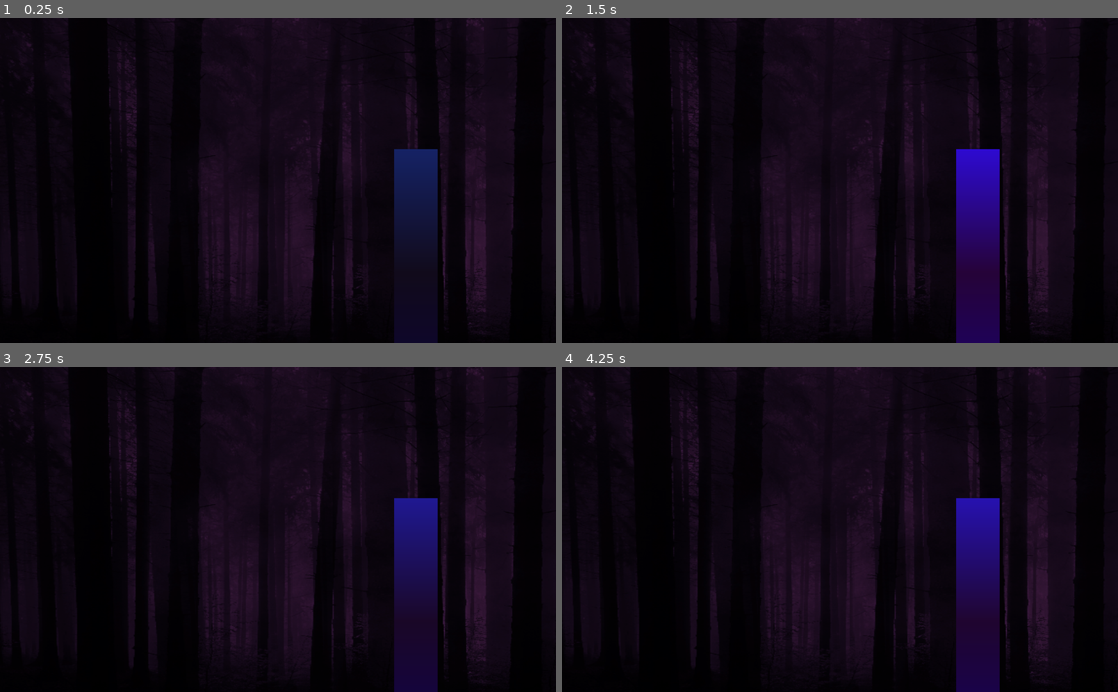
Above: before the commit, frames 1-4 (two rows, left to right).
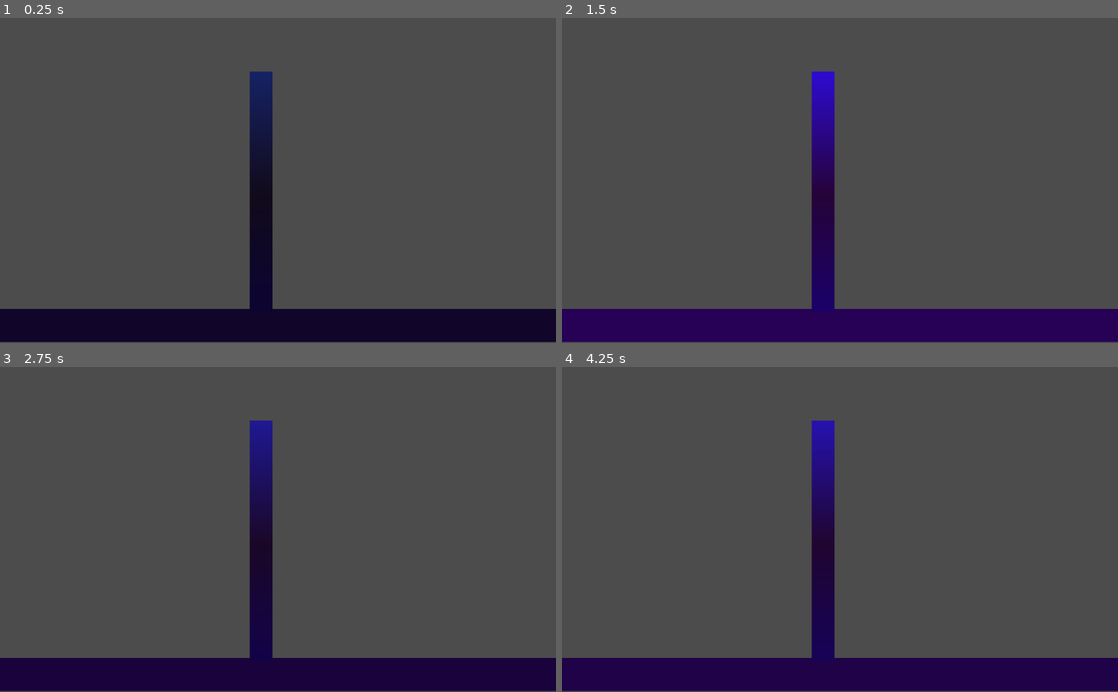
Above: after the commit, the same moments.

Repository: Maloherve/Out-of-the-Box
Game: Godot game, scene res://Arena.tscn
Same seed, same stepped clock (60 frames per second), same inputs: the game is played once before the commit and once after it. This scene is started directly instead of the project's main scene.
Inputs:
- Up to frame 1 (0.25 s): no input
- Up to frame 2 (1.5 s): tap Enter at 1.25 s
- Up to frame 3 (2.75 s): tap Space at 2 s
- Up to frame 4 (4.25 s): tap Enter at 3.5 s

The runs differ from the first frame. In frame 1, 97% of the frame differs, in the area x 0-100%, y 0-100%; in frame 2, 99%; in frame 3, 99%; in frame 4, 99%.

Commit message:
Tested energy conservation

Diff:
--- a/quantumgdn/quantum_al/Arena.tscn
+++ b/quantumgdn/quantum_al/Arena.tscn
@@ -1,29 +1,26 @@
-[gd_scene load_steps=4 format=2]
+[gd_scene load_steps=3 format=2]
 
-[ext_resource path="res://Background.tscn" type="PackedScene" id=1]
 [ext_resource path="res://barrier.tres" type="Texture" id=2]
 [ext_resource path="res://blink.gd" type="Script" id=3]
 
-[node name="Arena" type="Node2D"]
-
-[node name="Background" parent="." instance=ExtResource( 1 )]
-position = Vector2( 4.20474, 8.40945 )
+[node name="CanvasLayer" type="CanvasLayer"]
 
 [node name="CanvasModulate" type="CanvasModulate" parent="."]
+position = Vector2( -6.50711, -3.25354 )
 script = ExtResource( 3 )
 
 [node name="Parquet" type="ColorRect" parent="CanvasModulate"]
-margin_left = -19.0
-margin_top = 653.0
-margin_right = 1412.0
-margin_bottom = 704.0
+margin_left = -2.27441
+margin_top = 540.0
+margin_right = 1030.73
+margin_bottom = 601.0
 color = Color( 0.152941, 0.12549, 0.392157, 1 )
 __meta__ = {
 "_edit_use_anchors_": false
 }
 
 [node name="Sprite" type="Sprite" parent="CanvasModulate"]
-position = Vector2( 766.3, 464.387 )
+position = Vector2( 487.18, 323.971 )
 rotation = -1.5708
-scale = Vector2( 0.216723, 80 )
+scale = Vector2( 0.216723, 42.3272 )
 texture = ExtResource( 2 )
--- a/quantumgdn/quantum_al/Background.gd
+++ /dev/null
@@ -1,19 +0,0 @@
-extends ColorRect
-
-
-# Declare member variables here. Examples:
-# var a = 2
-# var b = "text"
-
-
-# Called when the node enters the scene tree for the first time.
-func _ready():
-	set_process(true)
-	 # Replace with function body.
-
-func _process(delta):
-
-
-# Called every frame. 'delta' is the elapsed time since the previous frame.
-#func _process(delta):
-#	pass
--- a/quantumgdn/quantum_al/Background.tscn
+++ b/quantumgdn/quantum_al/Background.tscn
@@ -4,17 +4,16 @@
 
 [sub_resource type="CanvasItemMaterial" id=1]
 
-[node name="Background" type="Node2D"]
+[node name="ParallaxBackground" type="ParallaxBackground"]
 
-[node name="ParallaxBackground" type="ParallaxBackground" parent="."]
+[node name="ParallaxLayer" type="ParallaxLayer" parent="."]
 
-[node name="ParallaxLayer" type="ParallaxLayer" parent="ParallaxBackground"]
-
-[node name="CanvasModulate" type="CanvasModulate" parent="ParallaxBackground/ParallaxLayer"]
+[node name="CanvasModulate" type="CanvasModulate" parent="ParallaxLayer"]
 material = SubResource( 1 )
+position = Vector2( 138.756, 218.646 )
 color = Color( 0.862745, 0.282353, 0.623529, 1 )
 
-[node name="Sprite" type="Sprite" parent="ParallaxBackground/ParallaxLayer/CanvasModulate"]
-position = Vector2( 693.546, 348.895 )
-scale = Vector2( 1.79672, 1.16231 )
+[node name="Sprite" type="Sprite" parent="ParallaxLayer/CanvasModulate"]
+position = Vector2( 378.191, 73.4846 )
+scale = Vector2( 1.28164, 0.987113 )
 texture = ExtResource( 1 )
--- a/quantumgdn/quantum_al/Simulator.gd
+++ b/quantumgdn/quantum_al/Simulator.gd
@@ -6,14 +6,19 @@
 var qsystem = null
 var potential = null
 
+enum bound_mode {
+	free = 0,
+	fixed = 1
+}
+
 # Called when the node enters the scene tree for the first time.
 func _ready():
-
-	set_process(false)
 
 	# resolve node dependencies
 	qsystem = get_node("qsystem")
 	potential = get_node("potential")
+
+	qsystem.set_physics_process(is_processing())
 
 	qsystem.V = potential
 
@@ -28,11 +33,20 @@
 
 	# initialize the wave with this packet
 	qsystem.psi.set_packet(packet)
+
+	qsystem.lower_bound = load("res://bin/qbounds1D.gdns").new()
+	qsystem.upper_bound = load("res://bin/qbounds1D.gdns").new()
+	qsystem.lower_bound.location = -50
+	qsystem.upper_bound.location = 50
+	qsystem.upper_bound.mode = bound_mode.fixed
 	pass
 
 var t = 0
+var tlim = 30
 
 # Called every frame. 'delta' is the elapsed time since the previous frame.
 func _process(delta):
 	t += delta
 	print("System energy at ", t, ": ", qsystem.energy())
+	if (t > tlim):
+		set_process(false)
--- a/quantumgdn/quantum_al/main.tscn
+++ b/quantumgdn/quantum_al/main.tscn
@@ -1,14 +1,24 @@
-[gd_scene load_steps=4 format=2]
+[gd_scene load_steps=5 format=2]
 
 [ext_resource path="res://simulation.tscn" type="PackedScene" id=1]
 [ext_resource path="res://wave_visual.tscn" type="PackedScene" id=2]
+[ext_resource path="res://Background.tscn" type="PackedScene" id=3]
 [ext_resource path="res://Arena.tscn" type="PackedScene" id=4]
 
 [node name="Node2D" type="Node2D"]
 
 [node name="simulator" parent="." instance=ExtResource( 1 )]
 
-[node name="Particles2D" parent="." instance=ExtResource( 2 )]
+[node name="wave_visual" parent="." instance=ExtResource( 2 )]
+position = Vector2( 920.887, 502.069 )
+scale = Vector2( 1.5, 2 )
 
 [node name="Arena" parent="." instance=ExtResource( 4 )]
-position = Vector2( -0.262878, -7.23163 )
+offset = Vector2( 0, 100 )
+scale = Vector2( 1.4, 1 )
+transform = Transform2D( 1.4, 0, 0, 1, 0, 100 )
+
+[node name="Background" parent="." instance=ExtResource( 3 )]
+offset = Vector2( -10, 0 )
+scale = Vector2( 1.4, 1.2 )
+transform = Transform2D( 1.4, 0, 0, 1.2, -10, 0 )
--- a/quantumgdn/quantum_al/simulation.tscn
+++ b/quantumgdn/quantum_al/simulation.tscn
@@ -5,7 +5,7 @@
 [ext_resource path="res://bin/qgridsystem1D.gdns" type="Script" id=3]
 
 [node name="simulator" type="Node"]
-pause_mode = 1
+pause_mode = 2
 script = ExtResource( 1 )
 
 [node name="potential" type="Node" parent="."]
@@ -13,5 +13,3 @@
 
 [node name="qsystem" type="Node" parent="."]
 script = ExtResource( 3 )
-upper_bound = 50.0
-lower_bound = -50.0
--- a/quantumgdn/quantum_al/wave_visual.gd
+++ b/quantumgdn/quantum_al/wave_visual.gd
@@ -5,7 +5,7 @@
 # var a = 2
 # var b = "text"
 
-var img = preload("res://star.png")
+#var img = preload("res://star.png")
 
 func _init():
 	#self.Image = img
--- a/quantumgdn/quantum_al/wave_visual.tscn
+++ b/quantumgdn/quantum_al/wave_visual.tscn
@@ -1,14 +1,34 @@
-[gd_scene load_steps=3 format=2]
+[gd_scene load_steps=6 format=2]
 
 [ext_resource path="res://wave_visual.gd" type="Script" id=1]
+[ext_resource path="res://star.png" type="Texture" id=2]
+
+[sub_resource type="Curve" id=3]
+_data = [ Vector2( 0, 1 ), 0.0, 0.0, 0, 0, Vector2( 1, 0 ), 0.0, 0.0, 0, 0 ]
+
+[sub_resource type="CurveTexture" id=4]
+curve = SubResource( 3 )
 
 [sub_resource type="ParticlesMaterial" id=1]
 flag_disable_z = true
-gravity = Vector3( 0, 98, 0 )
+direction = Vector3( 0, 0, 0 )
+gravity = Vector3( 0, 0, 0 )
+initial_velocity = 42.92
+angular_velocity = 109.65
+angular_velocity_random = 0.67
 orbit_velocity = 0.0
 orbit_velocity_random = 0.0
+radial_accel = -1.2
+tangential_accel = 4.47
+scale = 0.05
+scale_curve = SubResource( 4 )
 
 [node name="Wave" type="Particles2D"]
-lifetime = 0.5
+lifetime = 0.8
+explosiveness = 0.13
+randomness = 0.5
+visibility_rect = Rect2( -100, -100, 200, 200 )
+local_coords = false
 process_material = SubResource( 1 )
+texture = ExtResource( 2 )
 script = ExtResource( 1 )
Not shown, changed: quantumgdn/.sconsign.dblite
Not shown, changed: quantumgdn/src/gdlibrary.cpp
Not shown, changed: quantumgdn/src/qgridsystem1D.cpp
Not shown, changed: quantumgdn/src/qgridsystem1D.hpp
Not shown, changed: quantumsim/build/quantumsim.a
Not shown, changed: quantumsim/grid/qsystem1D.cpp
Not shown, changed: quantumsim/grid/qsystem1D.hpp
Not shown, changed: quantumsim/grid/wave.hpp
Not shown, changed: quantumsim/qsystem.hpp
